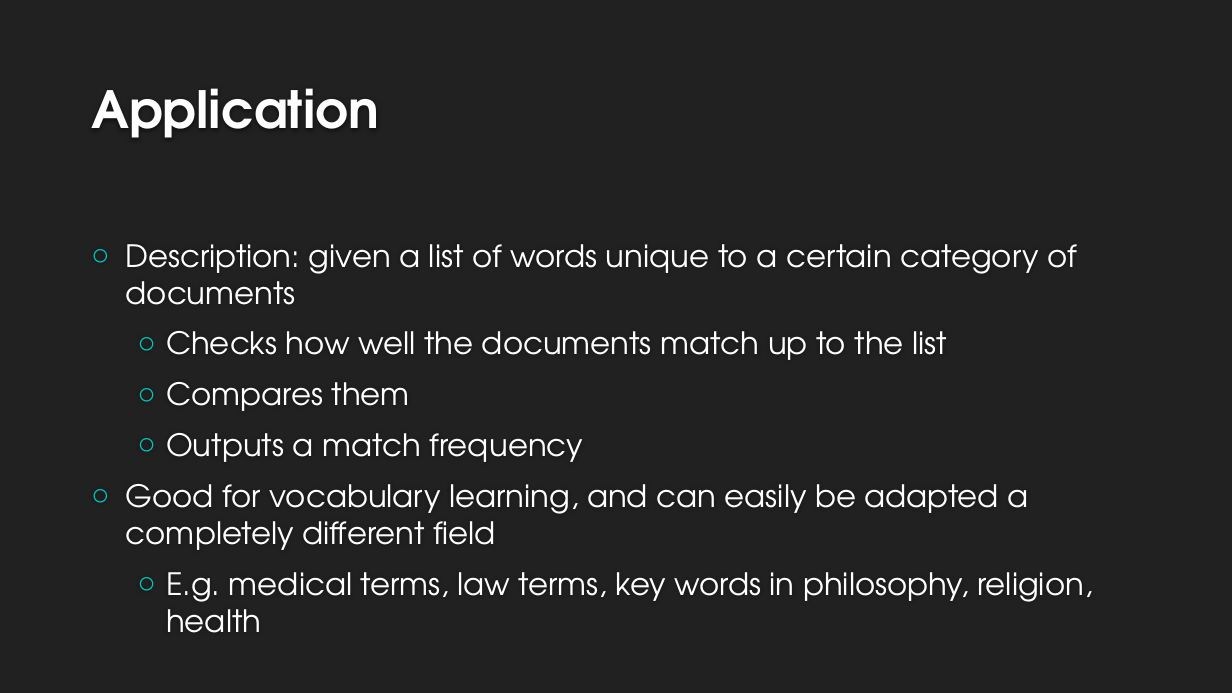
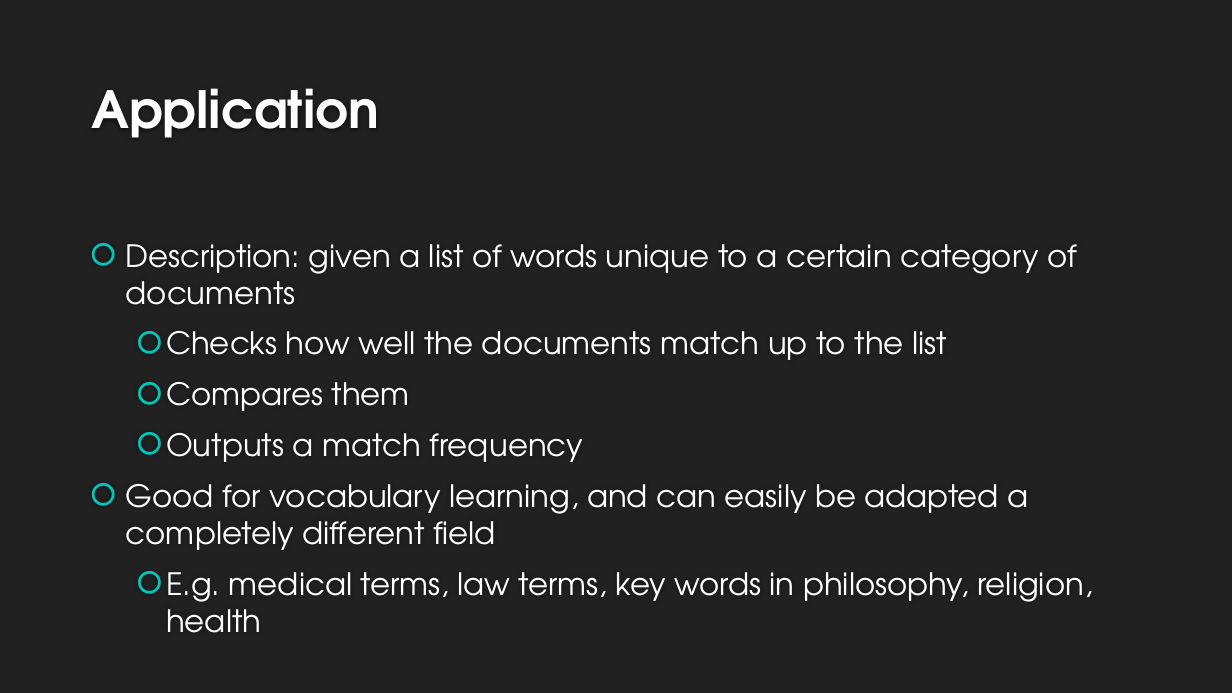
Before and after one commit to melodyswen/lexical-analysis-vocab, a slide deck: slide 2 of melodyperl.pptx. Drawn at 1232x693 pixels with LibreOffice and Linux fonts; fonts in the diff are those of the drawing; background and template pictures are left out. Boxes give left, top, right and bottom in pixels: in the first picture for what was removed or moved away, otherwise in the second. Text is boxed around its words. In the diff, an @@ line names an element or a change of style, - is before the commit and + after.

```diff
--- a/melodyperl.pptx
+++ b/melodyperl.pptx
@@ text "Description: given a list of ..." at (x1=126, y1=244, x2=1093, y2=633): bullet ○ to 🞆; less space between paragraphs @@
```
Also in this commit, not shown: 4 other slides changed.
